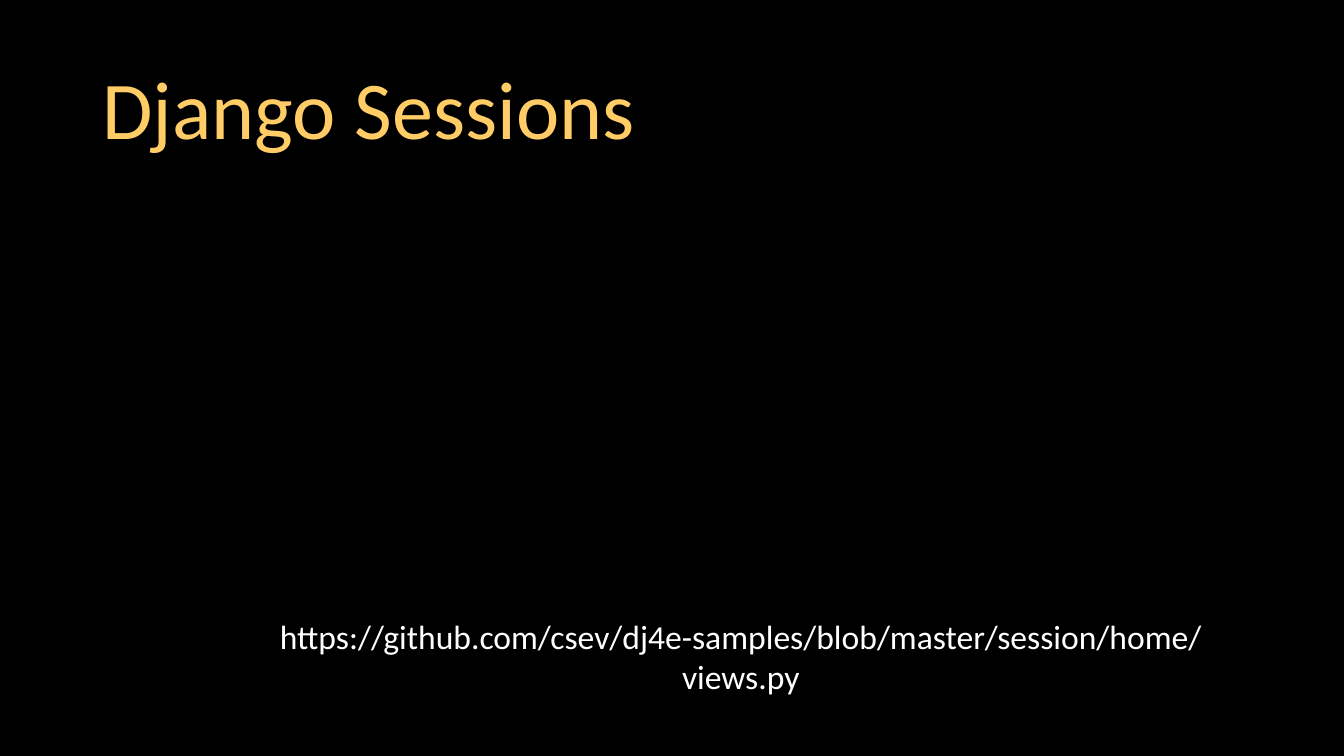
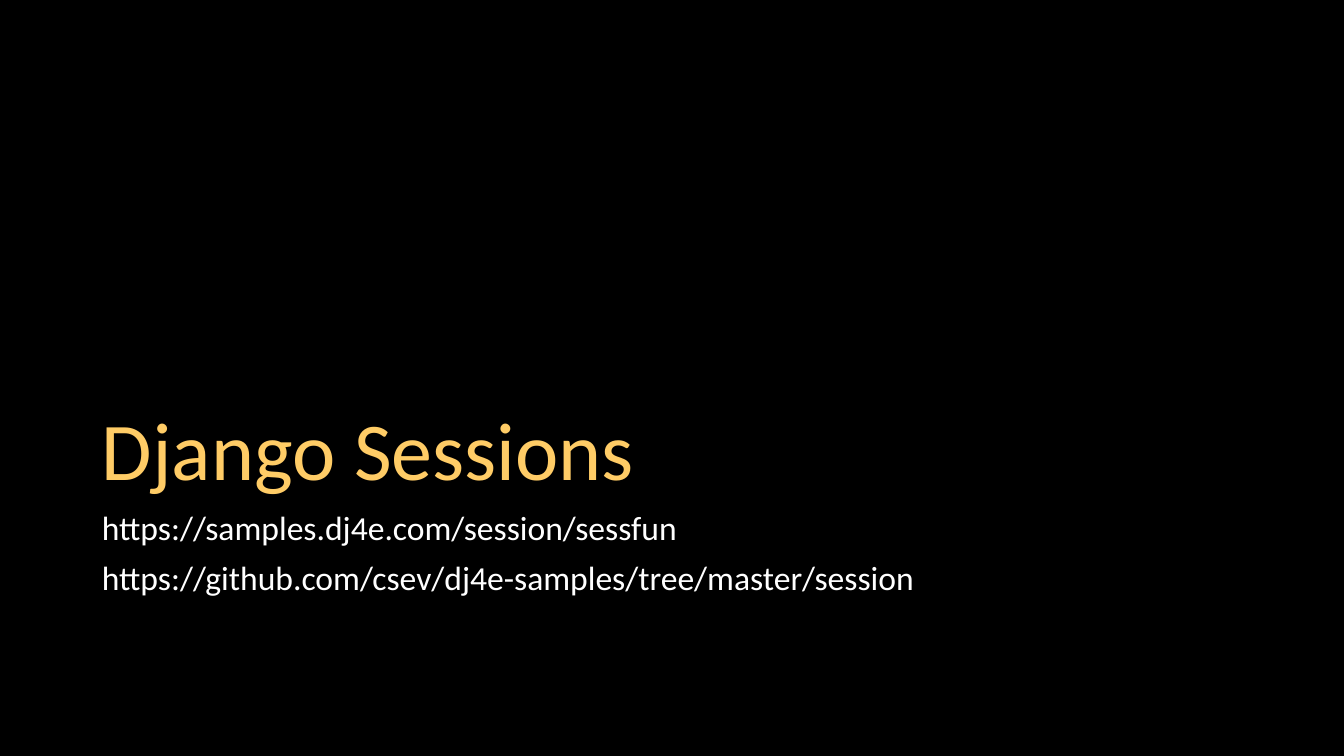
Before and after one commit to csev/dj4e, a slide deck: slide 14 of lectures/DJ-07-Cookies-Sessions.pptx. Drawn at 1344x756 pixels with LibreOffice and Linux fonts; fonts in the diff are those of the drawing. Boxes give left, top, right and bottom in pixels: in the first picture for what was removed or moved away, otherwise in the second. Text is boxed around its words. In the diff, an @@ line names an element or a change of style, - is before the commit and + after.

```diff
--- a/lectures/DJ-07-Cookies-Sessions.pptx
+++ b/lectures/DJ-07-Cookies-Sessions.pptx
@@ title "Django Sessions": place and size @@
-title "Django Sessions" at [102, 82, 635, 153]
+title "Django Sessions" at [102, 423, 634, 494]
@@ title "Django Sessions" at [102, 423, 634, 494]: vertical alignment middle to bottom @@
@@ text added at [102, 516, 914, 596], 24 pt, text #FFFFFF @@
+https://samples.dj4e.com/session/sessfun
+https://github.com/csev/dj4e-samples/tree/master/session
@@ text removed at [280, 625, 1202, 695] @@
-https://github.com/csev/dj4e-samples/blob/master/session/home/views.py
```
Also in this commit, not shown: 7 other slides changed, 7 slides added, 6 slides removed, 7 other files.
